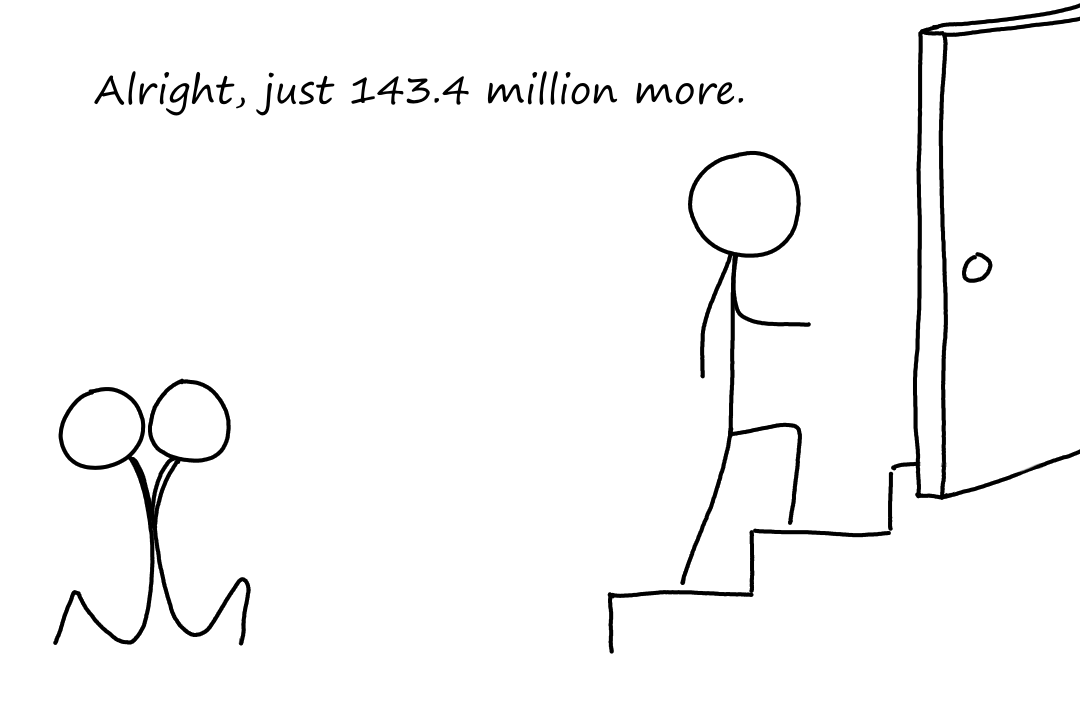
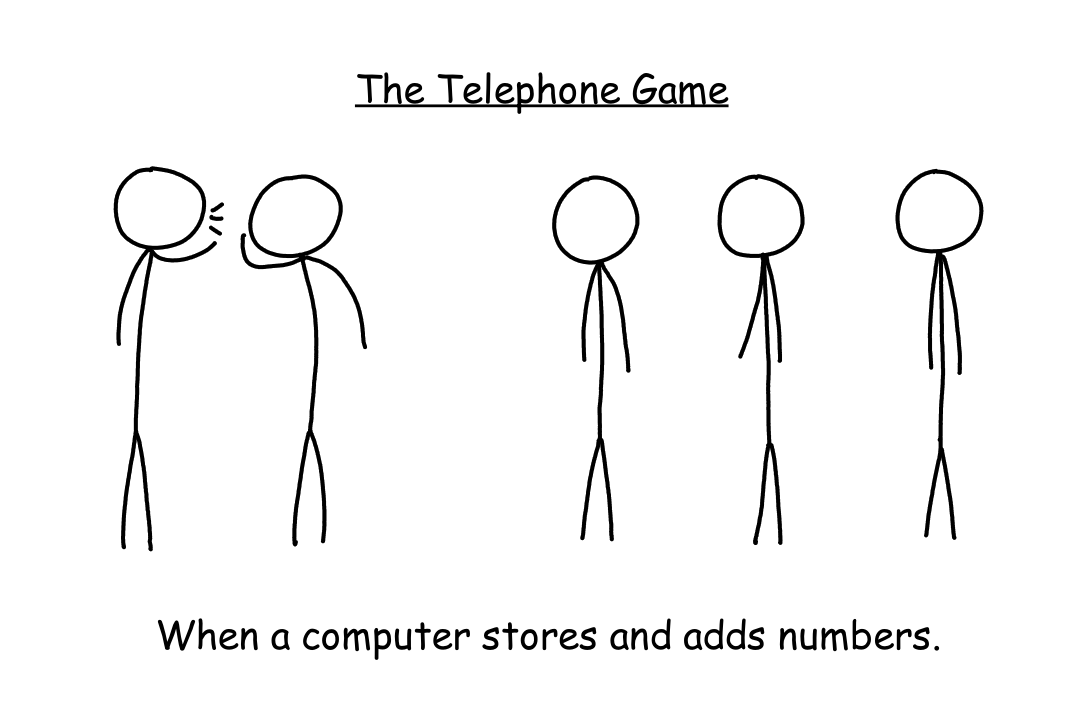
Layer changes from the first 1080×720 image to the second:
painted on "Paint Layer 1" over [53, 3, 1080, 660]
